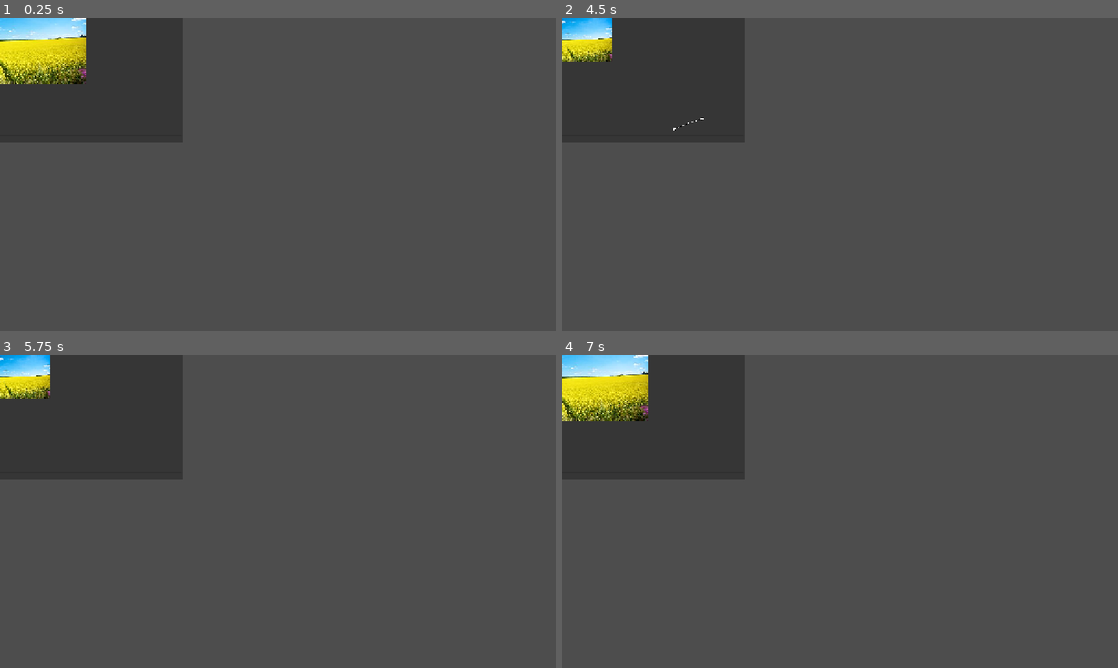
Above: before the commit, frames 1-4 (two rows, left to right).
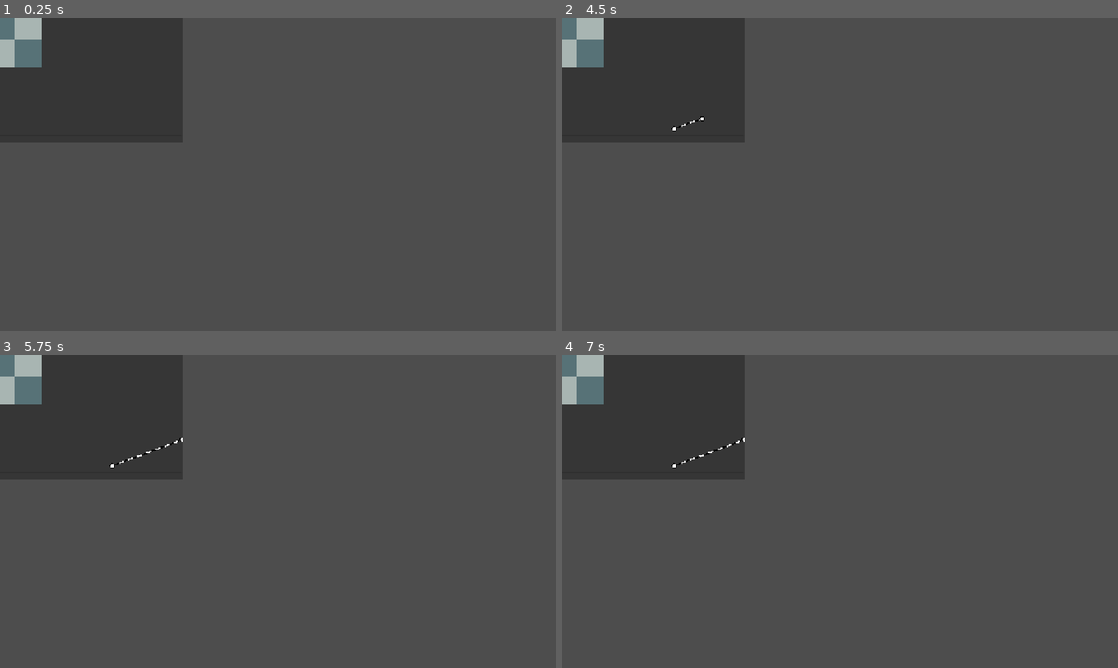
Above: after the commit, the same moments.

Repository: MunnChai/GMTKGameJam2025
Game: Godot game, scene res://desktop/window/photoshop_window/photoshop_window.tscn
The game is run twice, just before and just after one commit, with the same random seed, the same clock (stepped at 60 frames per second) and the same inputs. This scene is started directly instead of the project's main scene.
Inputs (mouse positions are in pixels of both pictures, inside the frame that each line leads up to):
- Up to frame 1 (0.25 s): no input
- Up to frame 2 (4.5 s): tap Enter at 0.5, 2, 3.5 s; move the mouse to (962, 158) at 0.52 s; press the mouse at (962, 158) at 0.53 s; release the mouse at (962, 158) at 1.25 s; tap Space at 1.25, 2.75, 4.25 s; drag from (728, 190) to (812, 237) at 1.27 s; move the mouse to (895, 105) at 2.02 s; tap Mouse wheel down (edit_panel_zoom_in) at 2.1 s; click (895, 105) at 2.17 s; drag from (812, 237) to (673, 127) at 2.77 s; move the mouse to (1006, 221) at 3.52 s; hold Right mouse button (rmb) 3.53-4.25 s; click (1006, 221) at 3.67 s; drag from (673, 127) to (756, 96) at 4.27 s
- Up to frame 3 (5.75 s): move the mouse to (305, 511) at 5.02 s; hold Middle mouse button (edit_panel_move) from 5.03 s (still down); click (305, 511) at 5.17 s
- Up to frame 4 (7 s): release Middle mouse button (edit_panel_move) at 5.75 s; drag from (756, 433) to (728, 527) at 5.77 s; move the mouse to (962, 495) at 6.52 s; tap Mouse wheel up (edit_panel_zoom_out) at 6.6 s; click (962, 495) at 6.67 s

The runs differ from the first frame. In frame 1, 3.3% of the frame differs, in the area x 0-16%, y 0-22%; in frame 2, 1.4%; in frame 3, 1.5%; in frame 4, 3.3%, in the area x 0-33%, y 0-37%.

Commit message:
Created photoshop window

Diff:
--- a/game/gmtkgamejam2025/apps/photoshop_app/dotted_line/dotted_line.tscn
+++ b/game/gmtkgamejam2025/apps/photoshop_app/dotted_line/dotted_line.tscn
@@ -32,6 +32,7 @@
 position = Vector2(-1, 0)
 
 [node name="EndpointCircle" parent="Startpoint" instance=ExtResource("3_yker6")]
+mouse_filter = 1
 
 [node name="Endpoint" type="Node2D" parent="."]
 unique_name_in_owner = true
@@ -39,4 +40,5 @@
 position = Vector2(28, 20)
 
 [node name="EndpointCircle" parent="Endpoint" instance=ExtResource("3_yker6")]
+mouse_filter = 1
 metadata/_edit_use_anchors_ = true
--- a/game/gmtkgamejam2025/apps/photoshop_app/editing_panel.gd
+++ b/game/gmtkgamejam2025/apps/photoshop_app/editing_panel.gd
@@ -38,16 +38,25 @@
 var true_image: Image
 var canvas_size: Vector2
 
+var is_hovered: bool = false
 
 func _ready() -> void:
 	await get_tree().process_frame
 	editing_anchor.position = editing_node.size / 2
 
+	editing_node.mouse_entered.connect(func():
+		is_hovered = true)
+	editing_node.mouse_exited.connect(func():
+		is_hovered = false)
+
 	#true_image = editable_image.texture.get_image()
 
-	set_original_texture(test_texture)
+	#set_original_texture(test_texture)
 
 func _process(delta: float) -> void:
+	if not is_hovered:
+		return
+
 	handle_actions(delta)
 	handle_movement(delta)
 	handle_zoom(delta)
@@ -140,6 +149,8 @@
 	editable_image.erase_pixels_in_polygon(translated_polygon)
 
 func paste_selection() -> void:
+	if copied_buffer.is_empty():
+		return
 	pasted_selection.position = Vector2.ZERO
 	lasso_controller.position = Vector2.ZERO
 	pasted_selection.set_pixel_buffer(copied_buffer)
--- a/game/gmtkgamejam2025/apps/photoshop_app/lasso_controller.gd
+++ b/game/gmtkgamejam2025/apps/photoshop_app/lasso_controller.gd
@@ -1,28 +1,40 @@
 extends Node2D
 
 @onready var dotted_line: DottedLine = %DottedLine
+
+@export var editing_node: Control
 
 const MIN_POINT_DIST: float = 10
 var previous_point: Vector2
 
 var is_pressed: bool = false
 var is_enabled: bool = true
+var is_hovered: bool = false
+
+func _ready() -> void:
+	editing_node.mouse_entered.connect(func():
+		is_hovered = true)
+	editing_node.mouse_exited.connect(func():
+		is_hovered = false)
 
 func _input(event: InputEvent) -> void:
 	if not is_enabled:
 		return
 
+	if not is_hovered:
+		return
+
+	var pos = get_global_mouse_position()
+
 	if event.is_action_pressed(&"lmb"):
 		is_pressed = true
 		dotted_line.clear()
-		var pos = get_global_mouse_position()
 		if pos.distance_to(previous_point) >= MIN_POINT_DIST:
 			dotted_line.add_global_point(pos)
 			previous_point = pos
 
 	if is_pressed:
 		if event is InputEventMouseMotion:
-			var pos = get_global_mouse_position()
 			if pos.distance_to(previous_point) >= MIN_POINT_DIST:
 				dotted_line.add_global_point(pos)
 				previous_point = pos
--- a/game/gmtkgamejam2025/apps/photoshop_app/photoshop_app.tscn
+++ b/game/gmtkgamejam2025/apps/photoshop_app/photoshop_app.tscn
@@ -45,7 +45,6 @@
 theme_override_constants/separation = 0
 
 [node name="PanelContainer" type="PanelContainer" parent="PanelContainer/VBoxContainer"]
-z_index = 1
 layout_mode = 2
 theme_override_styles/panel = SubResource("StyleBoxEmpty_i8qo4")
 
@@ -84,7 +83,6 @@
 test_texture = ExtResource("3_rqrjq")
 
 [node name="ToolbarContainer" type="PanelContainer" parent="PanelContainer/VBoxContainer/EditingPanel"]
-z_index = 1
 layout_mode = 2
 theme_override_styles/panel = SubResource("StyleBoxEmpty_2tu6o")
 
@@ -159,9 +157,10 @@
 unique_name_in_owner = true
 script = ExtResource("6_rqrjq")
 
-[node name="LassoController" type="Node2D" parent="PanelContainer/VBoxContainer/EditingPanel/EditingNode/EditingAnchor"]
+[node name="LassoController" type="Node2D" parent="PanelContainer/VBoxContainer/EditingPanel/EditingNode/EditingAnchor" node_paths=PackedStringArray("editing_node")]
 unique_name_in_owner = true
 script = ExtResource("6_kyq4q")
+editing_node = NodePath("../..")
 
 [node name="DottedLine" parent="PanelContainer/VBoxContainer/EditingPanel/EditingNode/EditingAnchor/LassoController" instance=ExtResource("6_i8qo4")]
 unique_name_in_owner = true
--- a/game/gmtkgamejam2025/desktop/desktop.tscn
+++ b/game/gmtkgamejam2025/desktop/desktop.tscn
@@ -7,6 +7,8 @@
 [ext_resource type="PackedScene" uid="uid://icmnoob2solt" path="res://apps/settings_app/settings_window/settings_window.tscn" id="4_hbe16"]
 [ext_resource type="PackedScene" uid="uid://bgj7bok1k4k1n" path="res://desktop/task_bar/task_bar.tscn" id="4_xkt3d"]
 [ext_resource type="PackedScene" uid="uid://c6bgiruvd8hwu" path="res://desktop/window/photoshop_window/photoshop_window.tscn" id="5_6vopt"]
+[ext_resource type="Texture2D" uid="uid://u7milfln4xo0" path="res://icon.svg" id="7_r3xg6"]
+[ext_resource type="Texture2D" uid="uid://cj7nbd7op7h2s" path="res://apps/photoshop_app/Field_in_Kärkölä.jpg" id="8_t632k"]
 
 [node name="Desktop" type="Node2D"]
 script = ExtResource("1_cg3fv")
@@ -72,7 +74,14 @@
 layout_mode = 2
 app_id = &"photoshop"
 args = Dictionary[StringName, Variant]({
-&"text": "Something went wrong!"
+&"texture": ExtResource("7_r3xg6")
+})
+
+[node name="Photoshop2" parent="CanvasLayer/DesktopIcons/VBoxContainer" instance=ExtResource("3_py4qr")]
+layout_mode = 2
+app_id = &"photoshop"
+args = Dictionary[StringName, Variant]({
+&"texture": ExtResource("8_t632k")
 })
 
 [node name="Windows" type="Control" parent="CanvasLayer"]
--- a/game/gmtkgamejam2025/desktop/window/photoshop_window/photoshop_window.gd
+++ b/game/gmtkgamejam2025/desktop/window/photoshop_window/photoshop_window.gd
@@ -1,2 +1,15 @@
 class_name PhotoshopWindow
 extends DesktopWindow
+
+@onready var photoshop_app: PhotoshopApp = %PhotoshopApp
+
+func boot(args: Dictionary = {}) -> void:
+	if args.size() != 1:
+		printerr("WARNING: Photoshop window opened with no texture in args!")
+		return
+
+	if not args.get("texture") is Texture2D:
+		printerr("WARNING: Photoshop window opened with non-Texture2D arg!!!")
+		return
+
+	photoshop_app.set_texture(args.get("texture"))
Not shown: 1 places in game/gmtkgamejam2025/desktop/desktop.tscn that only renumber resources
